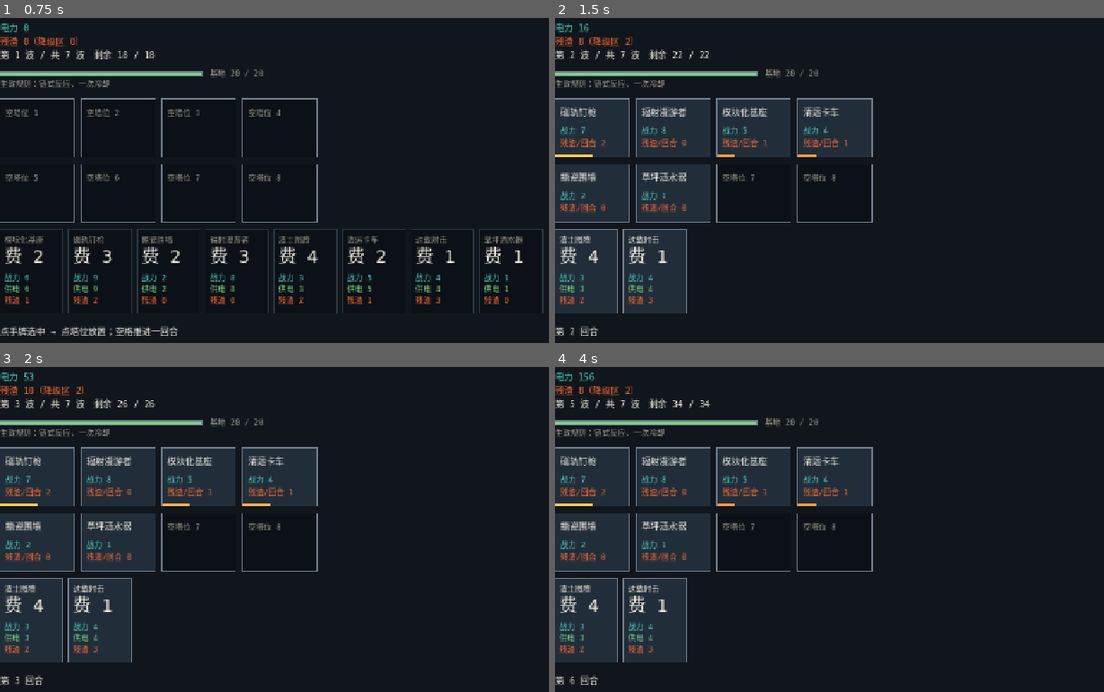
Above: before the commit, frames 1-4 (two rows, left to right).
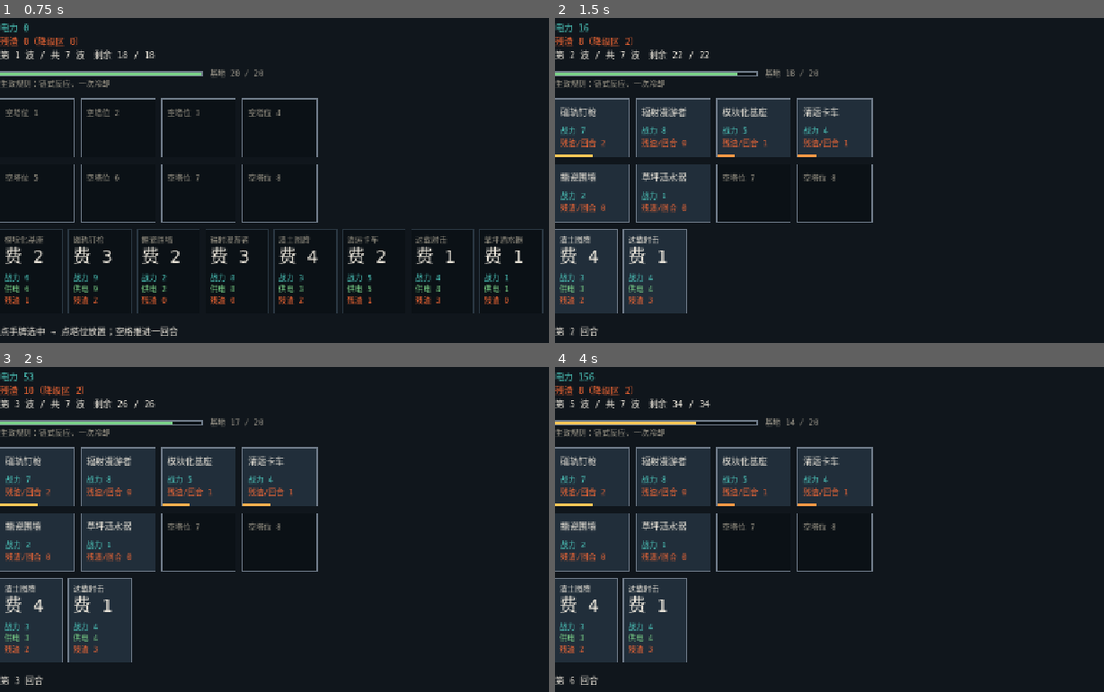
Above: after the commit, the same moments.

Repository: andyluss/LiveRefu
Game: Godot game, scene res://scenes/app/battle.tscn
Two runs of this game, one before a commit and one after it. Both use one fixed random seed, a clock stepped at 60 frames per second and the inputs below. This scene is started directly instead of the project's main scene.
Inputs (mouse positions are in pixels of both pictures, inside the frame that each line leads up to):
- Up to frame 1 (0.75 s): tap Enter at 0.5 s; move the mouse to (356, 161) at 0.52 s; click (356, 161) at 0.67 s
- Up to frame 2 (1.5 s): tap Space at 0.77, 1.25 s; move the mouse to (911, 274) at 1.27 s; click (911, 274) at 1.42 s
- Up to frame 3 (2 s): tap Space at 1.52 s
- Up to frame 4 (4 s): tap Enter at 2, 3.5 s; move the mouse to (988, 480) at 2.02 s; click (988, 480) at 2.17 s; tap Space at 2.75, 3.02, 3.77 s; move the mouse to (878, 649) at 2.77 s; click (878, 649) at 2.92 s; move the mouse to (outside the picture) at 3.52 s; click (outside the picture) at 3.67 s

Frame 1 is identical in both runs. In frame 2, less than 0.1% of the frame differs, in the area x 33-44%, y 16-18%; in frame 3, less than 0.1%; in frame 4, 0.3%, in the area x 0-44%, y 15-18%.

Commit message:
feat(future-debris): S4 交付 30 秒演示片段 + 降级区机制与表现
## 30 秒可录片段 docs/video/demo_30s.mp4
1280x720 @30fps / 900 帧 / 编码器自检 30.00 秒。
./run.sh demo 一条命令重现：Godot Movie Maker 录帧 → 复用既有项目已验证的
自写 AVFoundation 编码器（不依赖 ffmpeg、不需录屏权限）。
时间轴用 delta 累加而非墙钟（Movie Maker 下引擎能渲多快渲多快）。

## 降级区从数字变成机制（D27）
残渣累积的降级区每回合持续伤害基地。参数实测标定：
最初「每 2 单位扣 1 点」导致四势力有三个在第 1 关就被打爆，改为每 8 单位扣 1 点。
为什么必须这样：只削塔的惩罚是渐进的、不致命的，玩家永远可以拖。
表现层新增 ZoneOverlay 覆盖层（半径随污染增长、格间连片）。

## 又一个「断言全绿但屏幕上什么都没有」（靠像素统计才发现）
ZoneOverlay 原本继承 Node2D（没有 size），后来又用锚点预设给普通 Control
父容器里的子节点定尺寸——两者都无效、都不报错。
定位方式：统计帧里污染色像素数，发现四帧完全相同 → 判定覆盖层没画。
修法：改 Control + 显式 position/size。

## 演示片自身的两个可读性问题
1 战斗 7 秒就结束 → 改为战斗结束后不停止时间轴，转结果卡播满 30 秒，
  由录制脚本裁到恰好 900 帧
2 手牌打完不再出牌、电力堆到 192（看起来像坏了）→ 演示每回合补抽一张

新增裁决 D27/D28（D28：难度标定的瓶颈是卡池构成，暂停自动调参）。

Diff:
--- /dev/null
+++ b/projects/future-debris/game/scenes/app/demo.tscn
@@ -0,0 +1,12 @@
+[gd_scene load_steps=2 format=3]
+
+[ext_resource type="Script" path="res://scripts/app/demo_director.gd" id="1_demo"]
+
+[node name="Demo" type="Control"]
+layout_mode = 3
+anchors_preset = 15
+anchor_right = 1.0
+anchor_bottom = 1.0
+grow_horizontal = 2
+grow_vertical = 2
+script = ExtResource("1_demo")
--- a/projects/future-debris/game/scenes/tools/cases/case_list.gd
+++ b/projects/future-debris/game/scenes/tools/cases/case_list.gd
@@ -12,6 +12,7 @@
 	["E 残渣 → 降级区推导", "res://scenes/tools/cases/residue_cases.gd", "zone_derivation"],
 	["E2 场地维护：供电即排污", "res://scenes/tools/cases/residue_cases.gd", "upkeep_emits"],
 	["E3 花电力清理残渣（解除手段）", "res://scenes/tools/cases/clean_cases.gd", "clean_removes"],
+	["E4 降级区持续伤害基地", "res://scenes/tools/cases/zone_cases.gd", "zone_damages_base"],
 	["F 同格残渣削弱战力", "res://scenes/tools/cases/residue_cases.gd", "residue_penalty"],
 	["G 波次结算：清空 vs 漏怪", "res://scenes/tools/cases/wave_cases.gd", "wave_outcomes"],
 	["G3 最后一波不得凭空多出一波", "res://scenes/tools/cases/wave_cases.gd", "no_extra_wave"],
--- /dev/null
+++ b/projects/future-debris/game/scenes/tools/cases/zone_cases.gd
@@ -0,0 +1,24 @@
+extends RefCounted
+class_name ZoneCases
+## E4 组：降级区**持续伤害基地**——它是本作真正的"倒计时"。
+## 只有削塔惩罚时，玩家永远可以拖；有了持续伤害，残渣才成为"必须处理"的问题。
+
+static func zone_damages_base() -> Dictionary:
+	var battle := CaseBase.new_battle()
+	if ZoneSystem.damage_per_turn(0) != 0:
+		return CaseBase.bad("无降级区时不应扣血")
+	# 期望值由公式推导，而不是写死数字——否则调参时测试会假失败（而不是真的发现问题）
+	var units := 4
+	var expected := ZoneSystem.damage_per_turn(units)
+	if expected != int(ceil(float(units) / float(ZoneSystem.UNITS_PER_DAMAGE))):
+		return CaseBase.bad("伤害公式不符：%d 单位 → %d" % [units, expected])
+	if expected <= 0:
+		return CaseBase.bad("%d 个降级区单位应造成至少 1 点伤害" % units)
+	var before := int(battle.resources["base_hp"])
+	ResidueSystem.add(battle.residue, 0, ResidueSystem.ZONE_PER_RESIDUE * units)
+	var dealt := ZoneSystem.apply(battle)
+	if dealt != expected or int(battle.resources["base_hp"]) != before - expected:
+		return CaseBase.bad("降级区伤害未生效：dealt=%d hp=%d" % [dealt, battle.resources["base_hp"]])
+	if not battle.events.is_empty() and not str(battle.events[-1]).begins_with("降级区扩张"):
+		return CaseBase.bad("降级区伤害应有事件记录")
+	return CaseBase.ok()
--- a/projects/future-debris/game/scripts/app/battle_screen.gd
+++ b/projects/future-debris/game/scripts/app/battle_screen.gd
@@ -12,6 +12,7 @@
 var _hud: BattleHud
 var _hand: BattleHandView
 var _status: Label
+var _overlay: ZoneOverlay
 
 func _ready() -> void:
 	var loaded := ThemeIo.load_or_build(false)
@@ -31,10 +32,25 @@
 	_hud = BattleHud.new()
 	_hud.theme = theme
 	root.add_child(_hud)
+	# 战场用"棋盘 + 覆盖层"叠放：覆盖层画降级区扩张，棋盘画格子与卡（互不干涉）
+	var stack := Control.new()
+	stack.custom_minimum_size = Geom.board_size(BattleBoardView.CELL, BattleBoardView.GAP)
+	_overlay = ZoneOverlay.new()
+	# 覆盖层必须**铺满父容器且不裁剪**：否则尺寸为 0 的 Control 会把越界绘制裁掉——
+	# 表现是"代码在画、屏幕上什么都没有"（实测：污染色像素数在所有帧里完全不变，
+	# 说明只有 HUD 在画污染色）。这类 bug 不会报错，只能靠像素统计发现。
+	# 显式给尺寸与位置：父节点是普通 Control（不是容器），**锚点预设对它无效**。
+	# 实测教训：尺寸为 0 的 Control 会把越界绘制裁掉——表现为"代码在画、屏幕上一片没有"，
+	# 不报错、只能靠像素统计发现。
+	_overlay.position = Vector2.ZERO
+	_overlay.size = Geom.board_size(BattleBoardView.CELL, BattleBoardView.GAP)
+	stack.add_child(_overlay)
 	_board = BattleBoardView.new()
 	_board.theme = theme
+	_board.set_anchors_preset(Control.PRESET_FULL_RECT)
 	_board.gui_input.connect(_on_board_input)
-	root.add_child(_board)
+	stack.add_child(_board)
+	root.add_child(stack)
 	_hand = BattleHandView.new()
 	_hand.theme = theme
 	_hand.card_clicked.connect(_on_card_clicked)
@@ -52,10 +68,11 @@
 	if not battle.setup(DECK.split(","), 20, 40):
 		_status.text = "初始化失败：%s" % str(battle.events)
 		return
-	driver.bind(battle, _board, _hud, _hand)
+	driver.bind(battle, _board, _hud, _hand, _overlay)
 	_board.setup(battle, tokens, _status.get_theme_font("font"))
 	_hud.setup(battle, tokens, _status.get_theme_font("font"))
 	_hand.setup(battle, tokens, _status.get_theme_font("font"))
+	_overlay.setup(battle, tokens, BattleBoardView.CELL, BattleBoardView.GAP)
 	_status.text = "点手牌选中 → 点塔位放置；空格推进一回合"
 	driver.refresh()
 
--- /dev/null
+++ b/projects/future-debris/game/scripts/app/demo_director.gd
@@ -0,0 +1,119 @@
+extends Control
+## 演示导演（`./run.sh demo`）：把一局战斗演成**30 秒可录片段**。
+##
+## 为什么要有它（S4 的出口判据）：到 S3 为止，所有验证都是数字与断言——
+## **没有人看过它动起来是什么样**。演示片段是"这游戏到底是什么"的最直接答案，
+## 也是 Q6 里"允许 S3 后先发机制动图"的兑现物。
+##
+## 两条硬约束：
+##   1. **时间轴用 delta 累加**，不用墙钟——Movie Maker 模式下引擎以固定帧率"能渲多快渲多快"，
+##      只有 delta 累加才能保证"录出来的 30 秒 = 设计的 30 秒"，且每次录制完全一致；
+##   2. **每一拍只做一件事**：推进一回合、或换一条字幕。让观众能跟上，也让剪辑点清楚。
+
+const FPS := 30
+const DURATION := 30.0
+const TURN_EVERY := 1.0        # 每 1 秒推进一个回合
+const DECK := "RC-ATOMIC-001,RC-ATOMIC-002,RC-ATOMIC-005,RC-ATOMIC-011,RC-ATOMIC-012,RC-ATOMIC-008,RC-ATOMIC-004,RC-ATOMIC-006"
+
+## 字幕时间轴（start_sec, 文本）。三句话讲清"这是什么"——对应宣发契约要求的"机制瞬间"。
+const CAPTIONS := [
+	[0.6, "未来残片 · Future Debris"],
+	[3.4, "你向一个相信清洁能源的明天提交改造提案"],
+	[8.0, "每一次供电都更快——也把一点代价留在图纸上"],
+	[13.5, "残渣会扩散成降级区，并持续伤害防线"],
+	[19.0, "花电力清理，或者把代价挪到还没建东西的地方"],
+	[25.0, "供电 / 残渣 / 降级区：同一个决定的三种后果"],
+]
+
+var _battle: Battle
+var _driver: BattleDriver
+var _stage: DemoStage
+var _clock := 0.0
+var _last_turn := 0
+var _finished := false
+
+func _ready() -> void:
+	_stage = DemoStage.new()
+	var loaded := ThemeIo.load_or_build(false)
+	var tokens: TokenSet = loaded[1]
+	var theme: Theme = loaded[0]
+	if theme == null:
+		return
+	add_child(Shell.build(theme, tokens, _stage.build(theme, tokens)))
+	_start()
+
+func _start() -> void:
+	_clock = 0.0
+	_last_turn = 0
+	_finished = false
+	_stage.caption.text = ""
+	var tokens := TokenSet.load_default()
+	_battle = Battle.new()
+	_battle.level_id = "LV-ATOMIC-01"
+	_battle.faction_id = "FAC-ATOMIC-ROA"
+	if not _battle.setup(DECK.split(","), 20, 60):
+		_stage.caption.text = "初始化失败：%s" % str(_battle.events)
+		return
+	_driver = BattleDriver.new()
+	_driver.bind(_battle, _stage.board, _stage.hud, _stage.hand, _stage.overlay)
+	_stage.board.setup(_battle, tokens, _stage.caption.get_theme_font("font"))
+	_stage.hud.setup(_battle, tokens, _stage.caption.get_theme_font("font"))
+	_stage.hand.setup(_battle, tokens, _stage.caption.get_theme_font("font"))
+	_stage.overlay.setup(_battle, tokens, BattleBoardView.CELL, BattleBoardView.GAP)
+	_driver.refresh()
+
+## 时间轴驱动：每帧按 delta 累加。**先推回合，再按整秒切字幕**。
+##
+## 关键改动（实测教训）：原来战斗一结束就停止推进，于是素材只有 7 秒——
+## 而片段要 30 秒。现在**战斗结束不停止时间轴**，而是进入"结果卡"状态继续播到最后
+## （演示片需要结尾、也需要可预测的时长；由录制脚本按帧数裁剪到恰好 30 秒）。
+func _process(delta: float) -> void:
+	if _battle == null:
+		return
+	_clock += delta
+	if not _finished:
+		_advance_battle()
+	_update_caption()
+	if _clock >= DURATION:
+		_shutdown()
+
+## 按整秒推进回合；战斗结束（通关/被打爆/到演示上限）后转入结果卡。
+func _advance_battle() -> void:
+	var want_turn := int(_clock / TURN_EVERY)
+	while _last_turn < want_turn:
+		_last_turn += 1
+		# 演示要铺满 8 个塔位：真实对局里玩家会持续抽牌/换牌，这里用"每回合补抽一张"近似。
+		# 否则手牌打完就不再出牌，电力会堆到一百多——画面看起来像坏了（实测）。
+		_battle.draw_card()
+		_driver.advance()
+		if _battle.turn >= 24 or not _battle.is_active():
+			_enter_result_card()
+			return
+
+func _update_caption() -> void:
+	if _finished:
+		return
+	var text := ""
+	for entry in CAPTIONS:
+		if _clock >= float(entry[0]):
+			text = str(entry[1])
+	_stage.caption.text = text
+
+## 结果卡：不结束时间轴，只是把字幕切成结算信息（画面停在最终局面，便于观众看清）。
+func _enter_result_card() -> void:
+	_finished = true
+	var summary := CardFlow.summarize(_battle)
+	var waves := WaveSystem.wave_count(_battle.wave)
+	_stage.caption.text = "第 %d/%d 波　基地 %d/%d　评级 %s　（残渣 %d）" % [
+		int(summary["waves_cleared"]) + 1, waves, int(summary["base_hp"]),
+		int(summary["base_hp_max"]), str(summary["grade"]), int(summary["residue_total"]),
+	]
+	print("DEMO result：%d 回合 / 基地 %d / 评级 %s" % [
+		int(summary["turns"]), int(summary["base_hp"]), str(summary["grade"])])
+
+## 到时长上限：打印一行供录制脚本核对帧数，然后退出。
+func _shutdown() -> void:
+	print("DEMO done：%d 帧（%.1f 秒 @ %d fps）" % [
+		int(_clock * FPS), _clock, FPS])
+	print("BOOT OK")
+	get_tree().quit(0)
--- /dev/null
+++ b/projects/future-debris/game/scripts/app/demo_stage.gd
@@ -0,0 +1,44 @@
+extends RefCounted
+class_name DemoStage
+## 演示界面的**装配**（与时间轴分开：搭建是一次性的，时间轴每帧都在跑）。
+##
+## 复用与战斗界面相同的三块视图（[BattleHud] / [BattleBoardView] / [BattleHandView]），
+## 避免出现"演示专用"的第二套界面——那种东西一定会与真界面分叉。
+
+var hud: BattleHud
+var board: BattleBoardView
+var overlay: ZoneOverlay
+var hand: BattleHandView
+var caption: Label
+
+func build(theme: Theme, tokens: TokenSet) -> Control:
+	var root := VBoxContainer.new()
+	root.theme = theme
+	root.add_theme_constant_override("separation", int(tokens.spacing[2]))
+	hud = BattleHud.new()
+	hud.theme = theme
+	root.add_child(hud)
+	var stack := Control.new()
+	stack.custom_minimum_size = Geom.board_size(BattleBoardView.CELL, BattleBoardView.GAP)
+	overlay = ZoneOverlay.new()
+	# 同上：铺满 + 不裁剪，否则越界绘制会被裁掉（踩过一次）
+	# 显式给尺寸与位置：父节点是普通 Control（不是容器），**锚点预设对它无效**。
+	# 实测教训：尺寸为 0 的 Control 会把越界绘制裁掉——表现为"代码在画、屏幕上一片没有"，
+	# 不报错、只能靠像素统计发现。
+	overlay.position = Vector2.ZERO
+	overlay.size = Geom.board_size(BattleBoardView.CELL, BattleBoardView.GAP)
+	stack.add_child(overlay)
+	board = BattleBoardView.new()
+	board.theme = theme
+	board.set_anchors_preset(Control.PRESET_FULL_RECT)
+	stack.add_child(board)
+	root.add_child(stack)
+	hand = BattleHandView.new()
+	hand.theme = theme
+	root.add_child(hand)
+	caption = Label.new()
+	caption.theme = theme
+	caption.theme_type_variation = &"Title2"
+	caption.custom_minimum_size = Vector2(0, 64)
+	root.add_child(caption)
+	return root
--- a/projects/future-debris/game/scripts/core/systems/turn_loop.gd
+++ b/projects/future-debris/game/scripts/core/systems/turn_loop.gd
@@ -37,11 +37,15 @@
 		])
 	if outcome["cleared"]:
 		RuleEngine.fire(battle, "wave_cleared")
+	# 环境结算：降级区按规模持续伤害基地（**这是残渣的第二个后果**，
+	# 也是本作真正的"倒计时"——只有削塔惩罚时，玩家永远可以拖）
+	var zone_damage := ZoneSystem.apply(battle)
 	return {
 		"turn": battle.turn,
 		"power_in": gained,
 		"residue_added": residue_added,
 		"dealt": dealt,
 		"actions": actions,
+		"zone_damage": zone_damage,
 		"wave": outcome,
 	}
--- /dev/null
+++ b/projects/future-debris/game/scripts/core/systems/zone_system.gd
@@ -0,0 +1,31 @@
+extends RefCounted
+class_name ZoneSystem
+## **降级区**：残渣累积到一定程度后不再只是"某一格的麻烦"，而是**会向外扩张、并持续伤害基地**的区域。
+##
+## 为什么必须让它真的造成伤害（S4 补的设计）：如果降级区只是 HUD 上的一个数字，
+## 玩家就没有"必须去清理"的理由——残渣只会削弱塔，而削塔的惩罚是渐进的、不致命的。
+## 加上"每回合按降级区规模扣基地生命"之后，残渣从"慢慢变弱"变成**有截止时间的威胁**，
+## 玩家才会真的在"再放一张牌"和"先清一清"之间做选择。
+##
+## 参数口径：每 4 点残渣扩张 1 个降级区单位（[ResidueSystem.ZONE_PER_RESIDUE]）；
+## 每 8 个降级区单位每回合扣 1 点基地生命（向上取整，保证少量也会造成压力）。
+##
+## 参数标定（实测）：最初设"每 2 个单位扣 1 点"，结果 16 点残渣就是 8 点/回合，
+## **四个势力里有三个在第 1 关就被打爆**——降级区变成了唯一胜负手，别的都不重要了。
+## 改为每 8 个单位扣 1 点后，残渣是**持续压力**而不是**即死计时**，玩家仍有空间经营。
+const UNITS_PER_DAMAGE := 8
+
+## 本回合降级区造成的基地伤害（只查询，不改状态）。
+static func damage_per_turn(zone: int) -> int:
+	if zone <= 0:
+		return 0
+	return int(ceil(float(zone) / float(UNITS_PER_DAMAGE)))
+
+## 在回合末结算降级区伤害；返回实际扣血量（0 表示无影响）。
+static func apply(battle) -> int:
+	var damage := damage_per_turn(ResidueSystem.zone(battle.residue))
+	if damage <= 0:
+		return 0
+	ResourceSystem.damage_base(battle.resources, damage)
+	battle.events.append("降级区扩张：基地 -%d" % damage)
+	return damage
--- a/projects/future-debris/game/scripts/view/battle/battle_driver.gd
+++ b/projects/future-debris/game/scripts/view/battle/battle_driver.gd
@@ -12,12 +12,15 @@
 var _board: BattleBoardView
 var _hud: BattleHud
 var _hand: BattleHandView
+var _overlay: ZoneOverlay
 
-func bind(battle: Battle, board: BattleBoardView, hud: BattleHud, hand: BattleHandView) -> void:
+func bind(battle: Battle, board: BattleBoardView, hud: BattleHud, hand: BattleHandView,
+		overlay: ZoneOverlay = null) -> void:
 	self.battle = battle
 	_board = board
 	_hud = hud
 	_hand = hand
+	_overlay = overlay
 
 ## 推进一个回合并刷新全部视图。
 func advance() -> void:
@@ -35,6 +38,8 @@
 		_hud.refresh()
 	if _hand != null:
 		_hand.refresh()
+	if _overlay != null:
+		_overlay.refresh()
 
 ## 在某个塔位出当前选中的手牌；返回结果字典（失败原因直接可显示）。
 func play_selected(slot: int) -> Dictionary:
--- a/projects/future-debris/game/scripts/view/battle/battle_palette.gd
+++ b/projects/future-debris/game/scripts/view/battle/battle_palette.gd
@@ -26,5 +26,5 @@
 ## 降级区覆盖色：透明叠加，不遮住塔与数字。
 static func zone_overlay(tokens: TokenSet) -> Color:
 	var color := tokens.color("--residue")
-	color.a = 0.16
+	color.a = 0.24   # 覆盖层被棋盘压在上面，太淡就完全看不见；0.24 时能看清"溢出到间隙"的污染
 	return color
--- /dev/null
+++ b/projects/future-debris/game/scripts/view/battle/zone_overlay.gd
@@ -0,0 +1,43 @@
+extends Control
+class_name ZoneOverlay
+## 降级区覆盖层：在战场之上画**扩张中的污染范围**。
+##
+## 为什么用覆盖层而不是直接画进棋盘：棋盘已经在画格子、卡面、热力条；
+## 再往里塞"向外扩散的圆"会让那个文件同时承担三种视觉职责（见 02 的分层）。
+##
+## 画法：每个被污染的塔位按其残渣量画一圈**半径随污染增长**的圆，
+## 并用叠加混合让相邻污染自然连成一片（看起来像"区域在长大"，而不是一堆点）。
+
+const MAX_RADIUS_RATIO := 0.85   # 最大半径 = 半格对角线 × 该比例（不溢出到战场外）
+
+var _battle: Battle
+var _tokens: TokenSet
+var _cell := Vector2.ZERO
+var _gap := 0
+
+func setup(battle: Battle, tokens: TokenSet, cell: Vector2, gap: int) -> void:
+	_battle = battle
+	_tokens = tokens
+	_cell = cell
+	_gap = gap
+	queue_redraw()
+
+func refresh() -> void:
+	queue_redraw()
+
+func _draw() -> void:
+	if _battle == null or _tokens == null or _cell == Vector2.ZERO:
+		return
+	var color := BattlePalette.zone_overlay(_tokens)
+	for slot in Geom.SLOT_COUNT:
+		var amount := ResidueSystem.at(_battle.residue, slot)
+		if amount <= 0:
+			continue
+		var center := Geom.slot_rect(slot, _cell, _gap).get_center()
+		draw_circle(center, _radius_for(amount), color)
+
+## 半径：0 点不画；达到 DANGER 时接近满格。用开方压缩，让"轻度污染"也看得见。
+func _radius_for(amount: int) -> float:
+	var half := _cell.length() * 0.5
+	var ratio := clampf(sqrt(float(amount) / float(ZoneSystem.UNITS_PER_DAMAGE * 2)), 0.0, 1.0)
+	return half * ratio * MAX_RADIUS_RATIO
Not shown, added: projects/future-debris/game/scenes/tools/cases/zone_cases.gd.uid
Not shown, added: projects/future-debris/game/scripts/app/demo_director.gd.uid
Not shown, added: projects/future-debris/game/scripts/app/demo_stage.gd.uid
Not shown, added: projects/future-debris/game/scripts/core/systems/zone_system.gd.uid
Not shown, added: projects/future-debris/game/scripts/view/battle/zone_overlay.gd.uid
Not shown, changed: CHANGELOG.md
Not shown, changed: projects/future-debris/docs/01_实现裁决记录.md
Not shown, changed: projects/future-debris/docs/10_S4表现层.md
Not shown, added: projects/future-debris/docs/video/demo_30s.mp4
Not shown, changed: projects/future-debris/run.sh
Not shown, added: projects/future-debris/tools/make_video
Not shown, added: projects/future-debris/tools/make_video.swift
